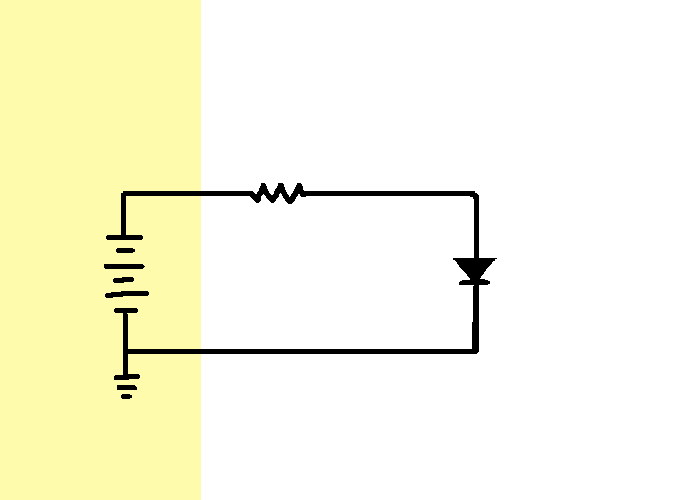
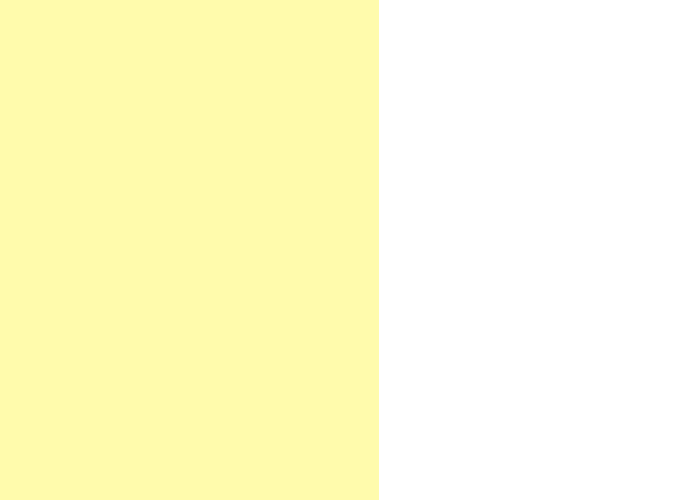
Layered file, before and after one edit (700 x 500). Changes by layer:
hid "Layer 3" over [104, 183, 497, 399]
added layer "Layer 4 copy" above "Layer 4" over [104, 0, 379, 500]
hid "Layer 4" over [104, 191, 201, 399]
